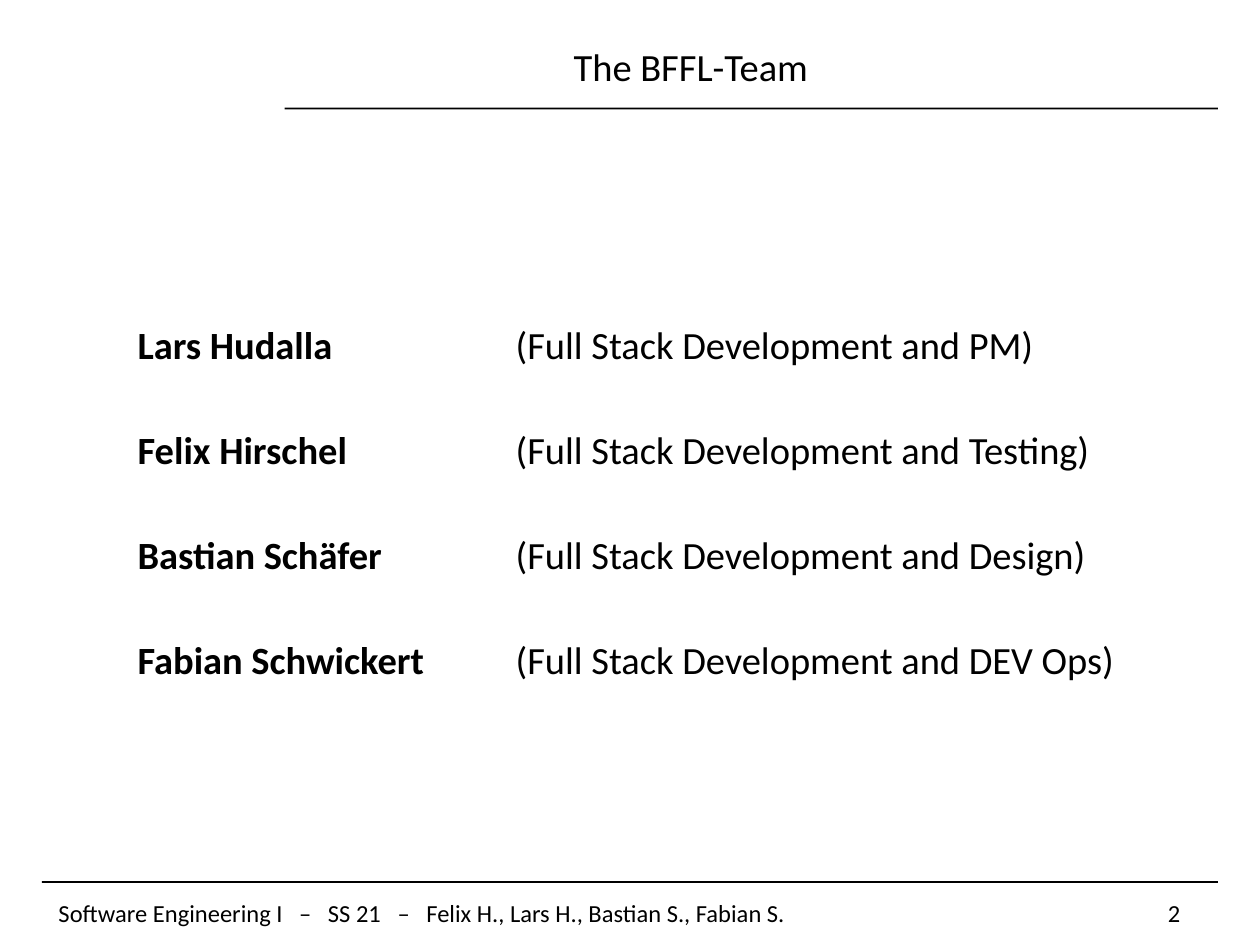
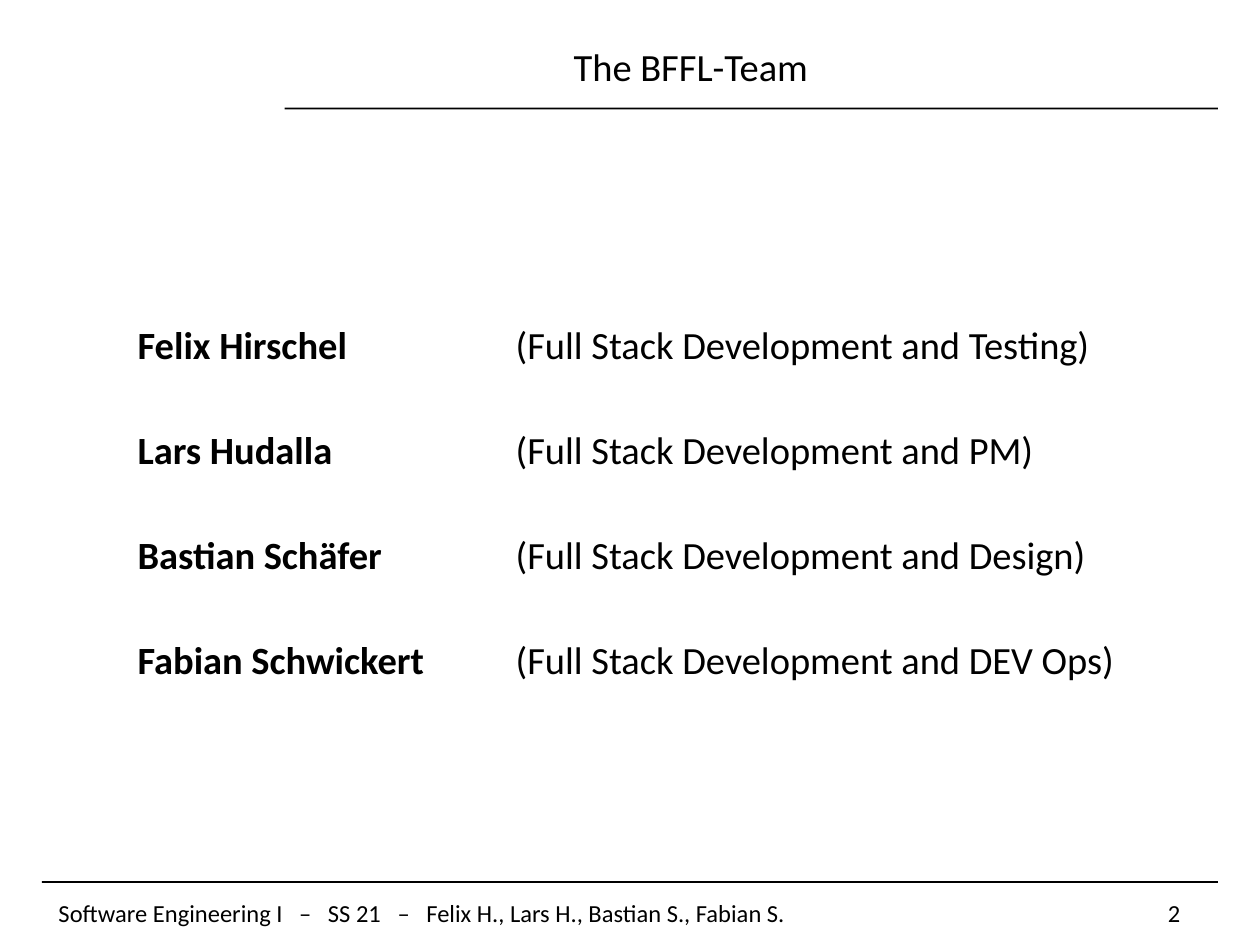
Before and after one commit to Krayaty/bffl, a slide deck: slide 2 of Documentation/Final/Final_PPt_BFFL.pptx. Drawn at 1260x945 pixels with LibreOffice and Linux fonts; fonts in the diff are those of the drawing; background and template pictures are left out. Boxes give left, top, right and bottom in pixels: in the first picture for what was removed or moved away, otherwise in the second. Text is boxed around its words. In the diff, an @@ line names an element or a change of style, - is before the commit and + after.

```diff
--- a/Documentation/Final/Final_PPt_BFFL.pptx
+++ b/Documentation/Final/Final_PPt_BFFL.pptx
@@ text at (138, 331, 1114, 681): text changed @@
-Lars Hudalla (Full Stack Development and PM)
-Felix Hirschel (Full Stack Development and Testing)
-Bastian Schäfer (Full Stack Development and Design)
-Fabian Schwickert (Full Stack Development and DEV Ops)
+Felix Hirschel (Full Stack Development and Testing)
+Lars Hudalla (Full Stack Development and PM)
+Bastian Schäfer (Full Stack Development and Design)
+Fabian Schwickert (Full Stack Development and DEV Ops)
```
Also in this commit, not shown: 2 slides added, 1 slide removed, 2 other files.
